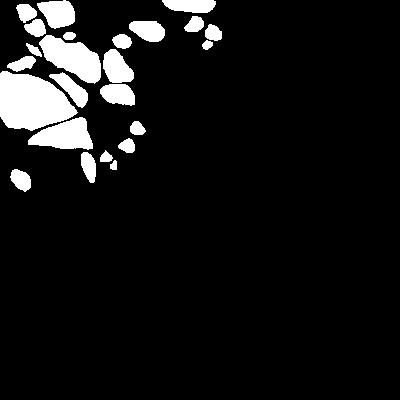
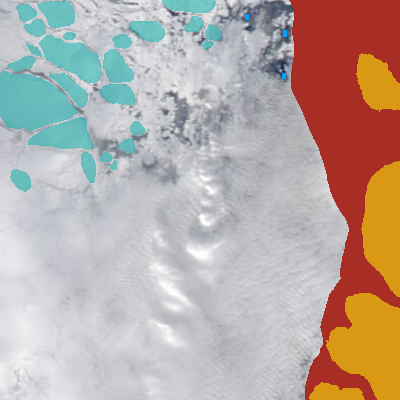
Before/after of a 400x400 layered artwork. What changed in the layer stack:
added layer "water samples" (2nd of 2) above "ice floes" over (245, 14, 287, 79)
hid "ice floes" (1st of 2) over (0, 0, 400, 400)
